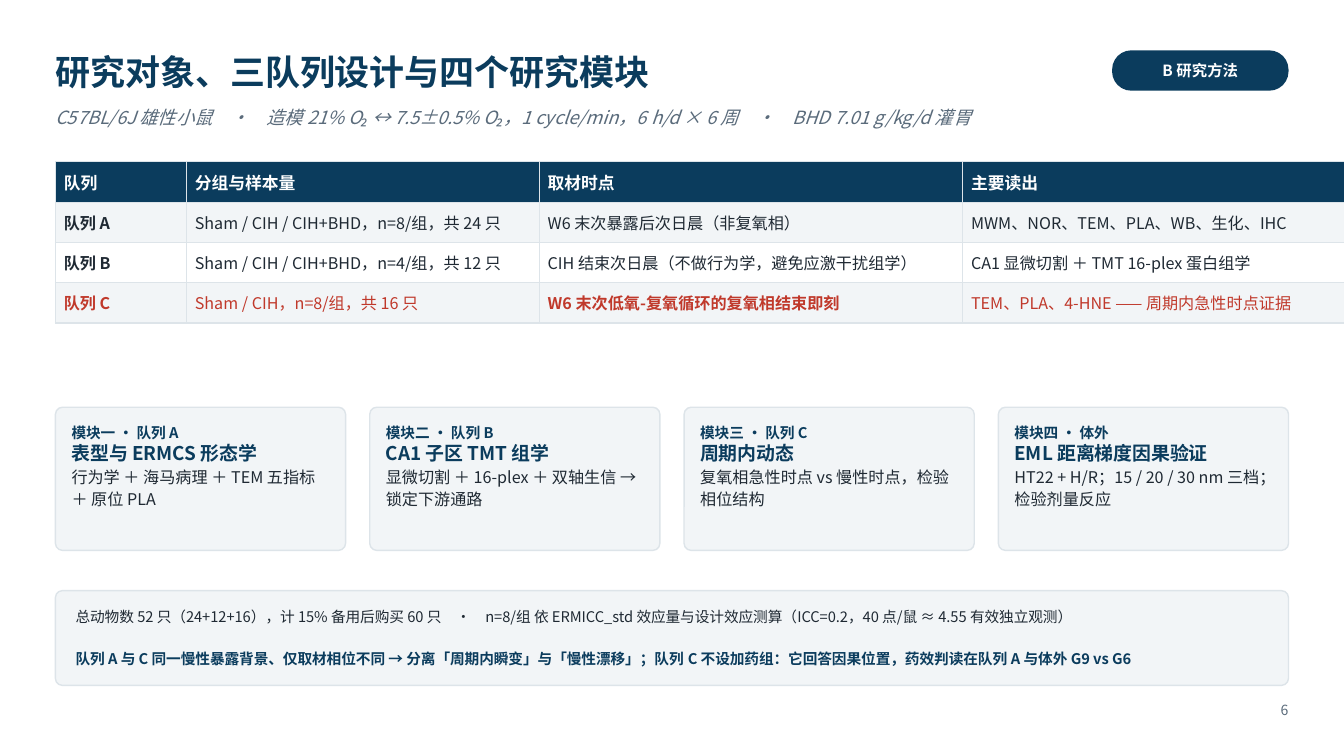
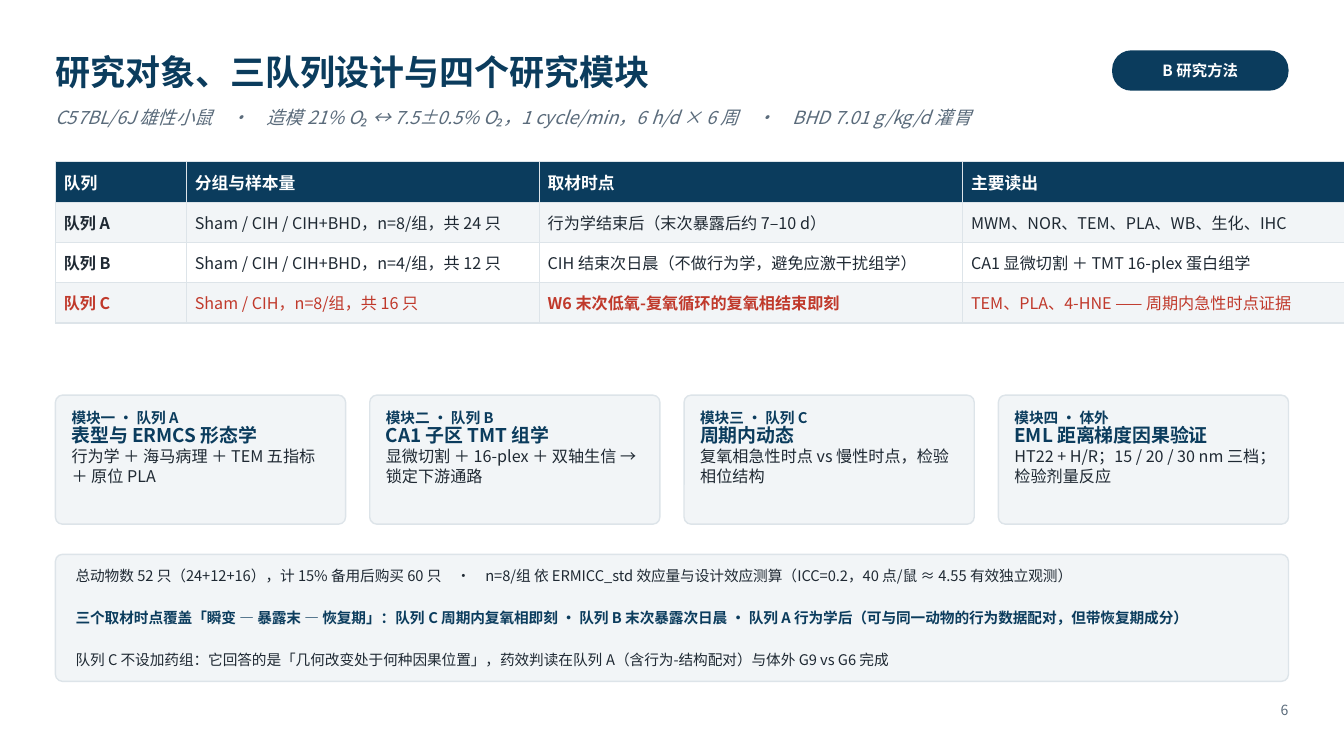
Before and after one commit to xoaiquynhanh17228kk-sketch/test, a slide deck: slide 6 of 开题报告_6分钟版.pptx. Drawn at 1344x756 pixels with LibreOffice and Linux fonts; fonts in the diff are those of the drawing. Boxes give left, top, right and bottom in pixels: in the first picture for what was removed or moved away, otherwise in the second. Text is boxed around its words. In the diff, an @@ line names an element or a change of style, - is before the commit and + after.

```diff
--- a/开题报告_6分钟版.pptx
+++ b/开题报告_6分钟版.pptx
@@ table at box(55, 161, 1344, 316) @@
-row 2, column 3: W6 末次暴露后次日晨（非复氧相）
+row 2, column 3: 行为学结束后（末次暴露后约 7–10 d）
@@ rounded rectangle: place and size @@
-rounded rectangle at box(55, 407, 346, 551)
+rounded rectangle at box(55, 395, 346, 524)
@@ text "模块一 · 队列 A": place and size @@
-text "模块一 · 队列 A" at box(72, 425, 315, 507)
+text "模块一 · 队列 A" at box(72, 410, 315, 484)
@@ rounded rectangle: place and size @@
-rounded rectangle at box(370, 407, 660, 551)
+rounded rectangle at box(370, 395, 660, 524)
@@ text "模块二 · 队列 B": place and size @@
-text "模块二 · 队列 B" at box(386, 425, 616, 507)
+text "模块二 · 队列 B" at box(386, 410, 616, 484)
@@ rounded rectangle: place and size @@
-rounded rectangle at box(685, 407, 975, 551)
+rounded rectangle at box(685, 395, 975, 524)
@@ text "模块三 · 队列 C": place and size @@
-text "模块三 · 队列 C" at box(700, 425, 949, 507)
+text "模块三 · 队列 C" at box(700, 410, 949, 484)
@@ proportions changed in 5 elements at box(55, 555, 1289, 682), box(55, 395, 346, 524), box(370, 395, 660, 524), box(685, 395, 975, 524), box(998, 395, 1289, 524) @@
@@ rounded rectangle: place and size @@
-rounded rectangle at box(998, 407, 1289, 551)
+rounded rectangle at box(998, 395, 1289, 524)
@@ line spacing 16pt to 14pt in 4 elements at box(72, 410, 315, 484), box(386, 410, 616, 484), box(700, 410, 949, 484), box(1014, 410, 1275, 484) @@
@@ text "模块四 · 体外": place and size @@
-text "模块四 · 体外" at box(1014, 425, 1275, 507)
+text "模块四 · 体外" at box(1014, 410, 1275, 484)
@@ rounded rectangle: place and size @@
-rounded rectangle at box(55, 591, 1289, 686)
+rounded rectangle at box(55, 555, 1289, 682)
@@ text "总动物数 52 只（24+12+16），计 15% 备用后购买 ...": place and size @@
-text "总动物数 52 只（24+12+16），计 15% 备用后购买 ..." at box(76, 609, 1131, 667)
+text "总动物数 52 只（24+12+16），计 15% 备用后购买 ..." at box(76, 568, 1188, 667)
@@ text at box(76, 609, 1188, 667): text changed @@
-队列 A 与 C 同一慢性暴露背景、仅取材相位不同 → 分离「周期内瞬变」与「慢性漂移」；队列 C 不设加药组：它回答因果位置，药效判读在队列 A 与体外 G9 vs G6
+三个取材时点覆盖「瞬变 — 暴露末 — 恢复期」：队列 C 周期内复氧相即刻 · 队列 B 末次暴露次日晨 · 队列 A 行为学后（可与同一动物的行为数据配对，但带恢复期成分）
+队列 C 不设加药组：它回答的是「几何改变处于何种因果位置」，药效判读在队列 A（含行为-结构配对）与体外 G9 vs G6 完成
```
Also in this commit, not shown: 5 other slides changed, 3 other files.
